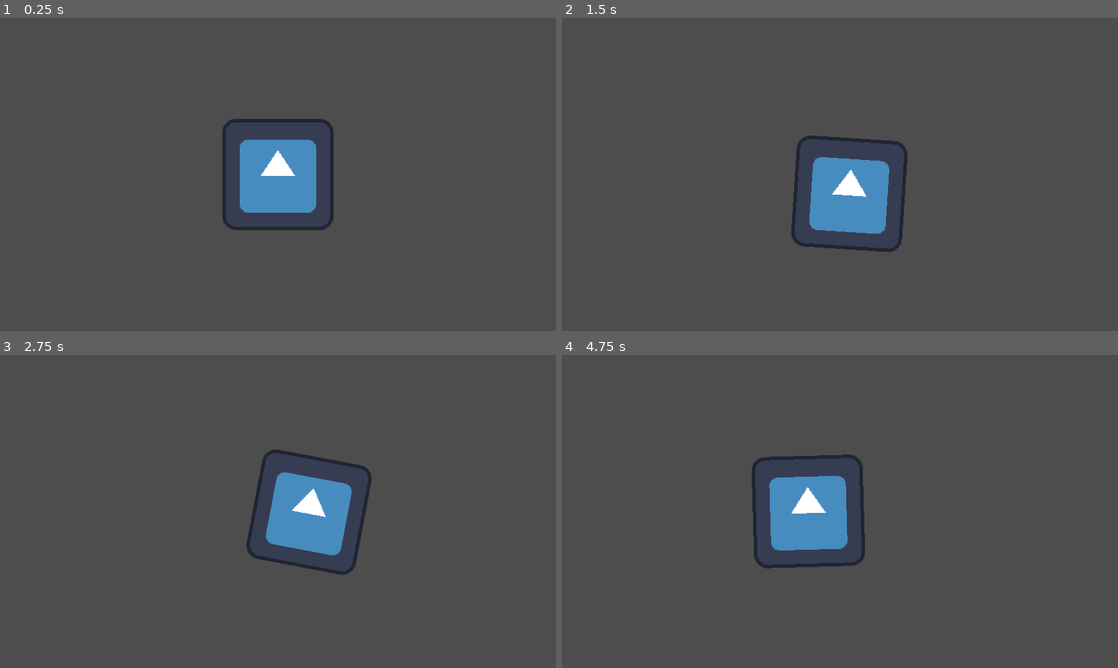
Above: before the commit, frames 1-4 (two rows, left to right).
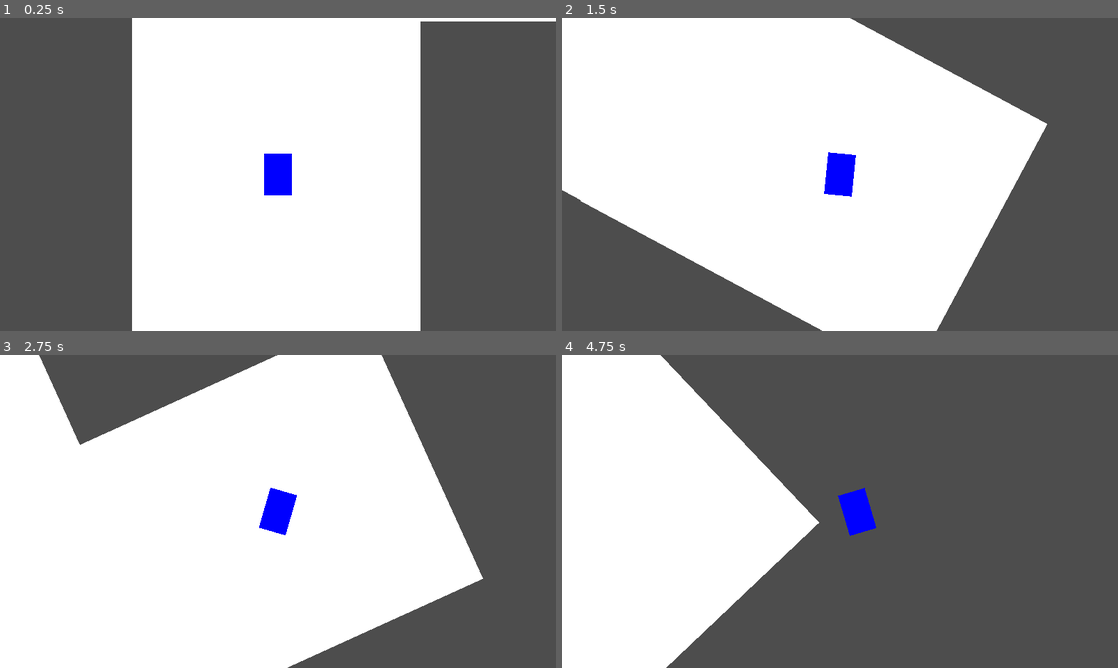
Above: after the commit, the same moments.

Repository: lukeledvina/UnleashTheBeast
Game: Godot game, scene res://Game/game.tscn
Two runs of this game, one before a commit and one after it. Both use one fixed random seed, a clock stepped at 60 frames per second and the inputs below. The engine's default icon, where the game draws it, is replaced by a stand-in: a white triangle on a blue panel in a dark square.
Inputs:
- Up to frame 1 (0.25 s): no input
- Up to frame 2 (1.5 s): tap Enter at 0.5 s; hold D (right) 0.53-1.28 s; hold Space (drift) 0.53-1.28 s; hold S (down) from 1.28 s (still down); tap Space (drift) at 1.35 s
- Up to frame 3 (2.75 s): release S (down) at 2.03 s; hold D (right) from 2.03 s (still down); hold Space (drift) from 2.03 s (still down)
- Up to frame 4 (4.75 s): release D (right) at 2.78 s; release Space (drift) at 2.78 s; hold W (up) 2.78-3.53 s; tap Space (drift) at 2.85, 4.35 s; hold Space (drift) 3.53-4.28 s; hold A (left) from 3.53 s (still down)

The runs differ from the first frame. In frame 1, 52% of the frame differs, in the area x 23-100%, y 0-100%; in frame 2, 64%; in frame 3, 69%, in the area x 0-87%, y 0-100%; in frame 4, 35%.

Commit message:
Improve movement code

Diff:
--- a/Game/game.tscn
+++ b/Game/game.tscn
@@ -1,8 +1,42 @@
-[gd_scene load_steps=2 format=3 uid="uid://un11lho26yb0"]
+[gd_scene load_steps=5 format=3 uid="uid://un11lho26yb0"]
 
+[ext_resource type="Texture2D" uid="uid://dnpc2nxse3api" path="res://white_square.png" id="1_ipha0"]
 [ext_resource type="PackedScene" uid="uid://bdspyp38526mk" path="res://Player/player.tscn" id="1_usffs"]
+
+[sub_resource type="RectangleShape2D" id="RectangleShape2D_4lkpx"]
+size = Vector2(20, 583)
+
+[sub_resource type="RectangleShape2D" id="RectangleShape2D_yxr43"]
+size = Vector2(556, 20)
 
 [node name="Game" type="Node2D"]
 
+[node name="Level" type="Node2D" parent="."]
+
+[node name="Ground" type="Sprite2D" parent="Level"]
+position = Vector2(319, 177)
+scale = Vector2(20.75, 27)
+texture = ExtResource("1_ipha0")
+
+[node name="Sprite2D2" type="Sprite2D" parent="Level"]
+position = Vector2(407.5, -69)
+scale = Vector2(31.6875, 12.875)
+texture = ExtResource("1_ipha0")
+
+[node name="Barrier" type="StaticBody2D" parent="Level"]
+collision_layer = 2
+
+[node name="CollisionShape2D" type="CollisionShape2D" parent="Level/Barrier"]
+position = Vector2(143, 101.5)
+shape = SubResource("RectangleShape2D_4lkpx")
+
+[node name="Barrier2" type="StaticBody2D" parent="Level"]
+collision_layer = 2
+
+[node name="CollisionShape2D" type="CollisionShape2D" parent="Level/Barrier2"]
+position = Vector2(408, -180)
+shape = SubResource("RectangleShape2D_yxr43")
+
 [node name="Player" parent="." instance=ExtResource("1_usffs")]
+modulate = Color(0, 0, 1, 1)
 position = Vector2(321, 210)
--- a/Player/player.gd
+++ b/Player/player.gd
@@ -1,22 +1,28 @@
 extends CharacterBody2D
 
 @onready var camera: Camera2D = $Camera2D
+@onready var sprite: Sprite2D = $Sprite2D
 
-const speed: int = 200
+var max_speed: int = 200
+var min_speed: int = 100
+var acceleration: float = 0.1
+var rotation_speed: float = 1.5
+var friction: float = 0.01
 
 
-func _physics_process(delta):
+func _physics_process(_delta):
 	var input_direction = Input.get_vector("left", "right", "up", "down")
-	velocity = input_direction.rotated(deg_to_rad(rotation_degrees)) * speed
+	#velocity = input_direction.rotated(deg_to_rad(rotation_degrees)) * max_speed
+	if input_direction.y < 0:
+		velocity = velocity.lerp(input_direction.rotated(deg_to_rad(rotation_degrees)) * max_speed, acceleration)
+	else:
+		velocity = velocity.lerp(Vector2.ZERO, friction)
 	move_and_slide()
 
-	if Input.is_action_pressed("drift"):
-		drift(input_direction.x)
+	#if Input.is_action_pressed("drift"):
+	drift(input_direction.x)
 
 
 
 func drift(direction):
-	rotation_degrees += 1 * direction
-
-func _process(delta):
-	pass
+	rotation_degrees += rotation_speed * direction
--- a/Player/player.tscn
+++ b/Player/player.tscn
@@ -1,19 +1,26 @@
-[gd_scene load_steps=3 format=3 uid="uid://bdspyp38526mk"]
+[gd_scene load_steps=4 format=3 uid="uid://bdspyp38526mk"]
 
 [ext_resource type="Script" path="res://Player/player.gd" id="1_c8j8q"]
-[ext_resource type="Texture2D" uid="uid://y17ep04auvct" path="res://icon.svg" id="1_insn3"]
+[ext_resource type="Texture2D" uid="uid://dnpc2nxse3api" path="res://white_square.png" id="2_2tdup"]
+
+[sub_resource type="RectangleShape2D" id="RectangleShape2D_bb4jk"]
+size = Vector2(32, 48)
 
 [node name="Player" type="CharacterBody2D"]
+collision_mask = 6
 script = ExtResource("1_c8j8q")
 
 [node name="Sprite2D" type="Sprite2D" parent="."]
-texture = ExtResource("1_insn3")
+scale = Vector2(2, 3)
+texture = ExtResource("2_2tdup")
 
 [node name="CollisionShape2D" type="CollisionShape2D" parent="."]
+shape = SubResource("RectangleShape2D_bb4jk")
 
 [node name="AnimationPlayer" type="AnimationPlayer" parent="."]
 
 [node name="Camera2D" type="Camera2D" parent="."]
 ignore_rotation = false
+process_callback = 0
 position_smoothing_enabled = true
 rotation_smoothing_enabled = true
--- a/project.godot
+++ b/project.godot
@@ -51,6 +51,12 @@
 ]
 }
 
+[layer_names]
+
+2d_physics/layer_1="Player"
+2d_physics/layer_2="Boundaries"
+2d_physics/layer_3="Breakables"
+
 [rendering]
 
 textures/canvas_textures/default_texture_filter=0
Not shown, changed: TODO.txt
Binary file added: white_square.png
Not shown, added: white_square.png.import
